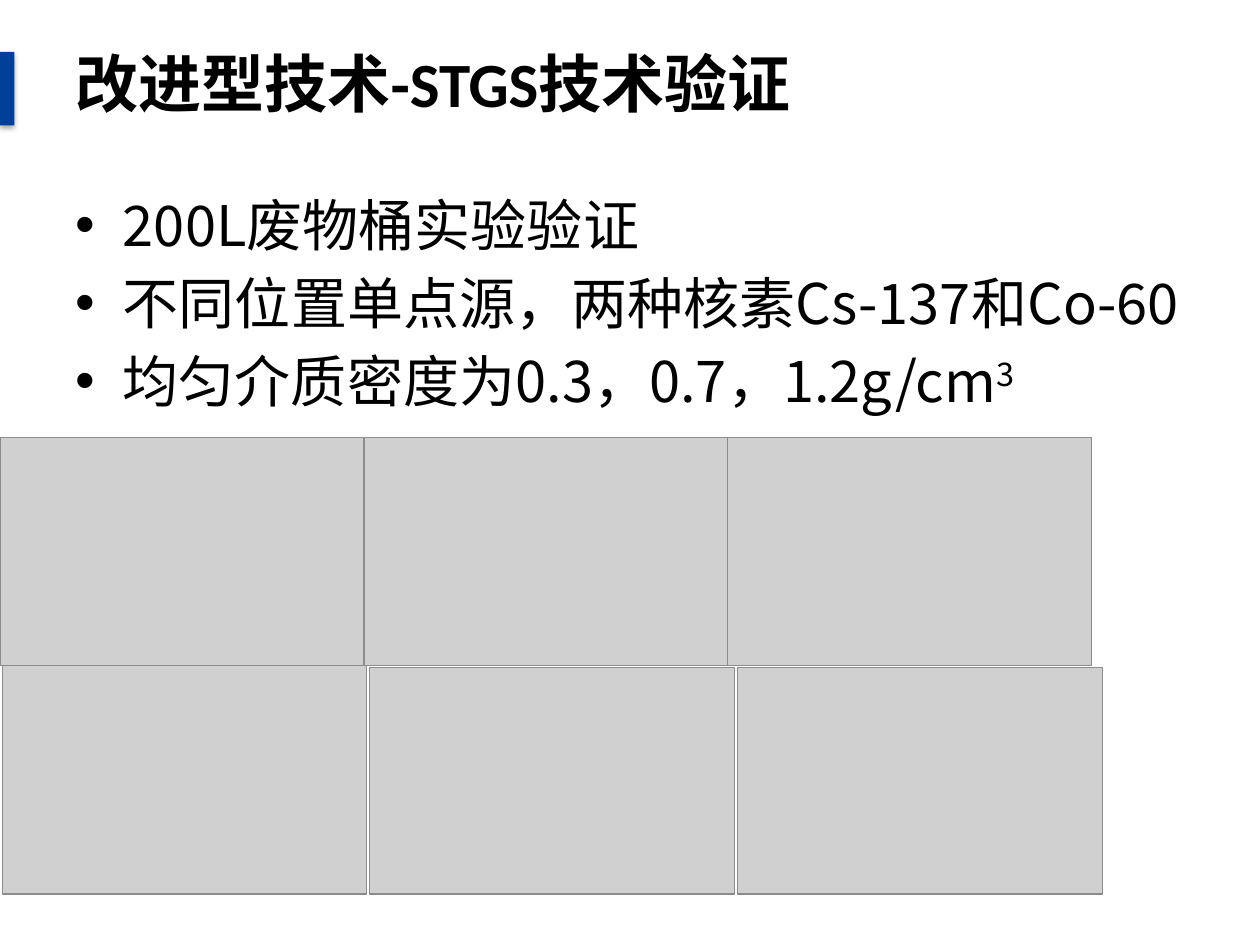
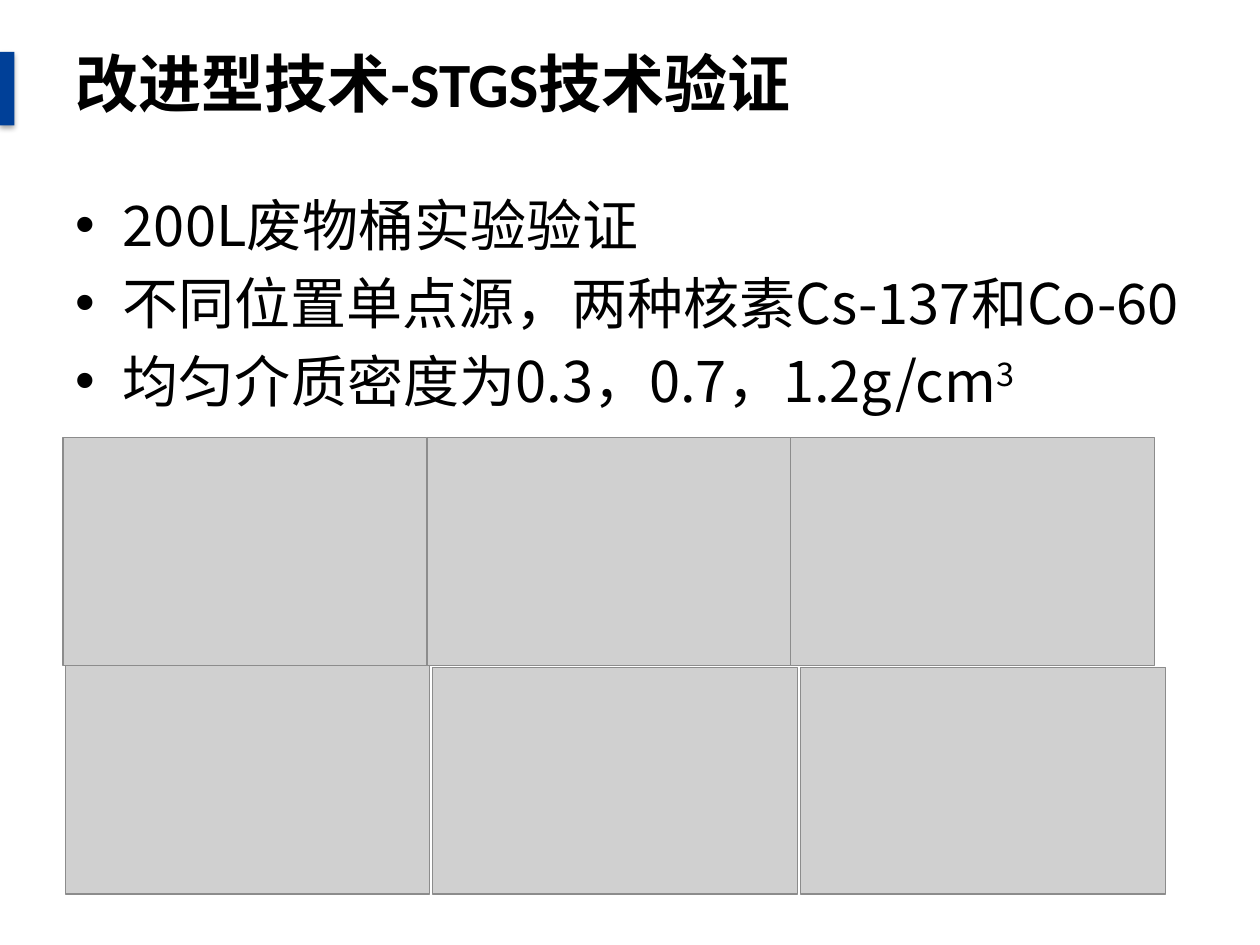
Before and after one commit to danxibao/NDAPapers, a slide deck: slide 18 of 毕业答辩报告.pptx. Drawn at 1260x945 pixels with LibreOffice and Linux fonts; fonts in the diff are those of the drawing; grey boxes stand for pictures; background and template pictures are left out. Boxes give left, top, right and bottom in pixels: in the first picture for what was removed or moved away, otherwise in the second. Text is boxed around its words. In the diff, an @@ line names an element or a change of style, - is before the commit and + after.

```diff
--- a/毕业答辩报告.pptx
+++ b/毕业答辩报告.pptx
@@ 6 pictures moved together from (x1=0, y1=437, x2=1102, y2=895) to (x1=63, y1=437, x2=1166, y2=895) @@
```
Also in this commit, not shown: 12 other slides changed, 3 other files.
